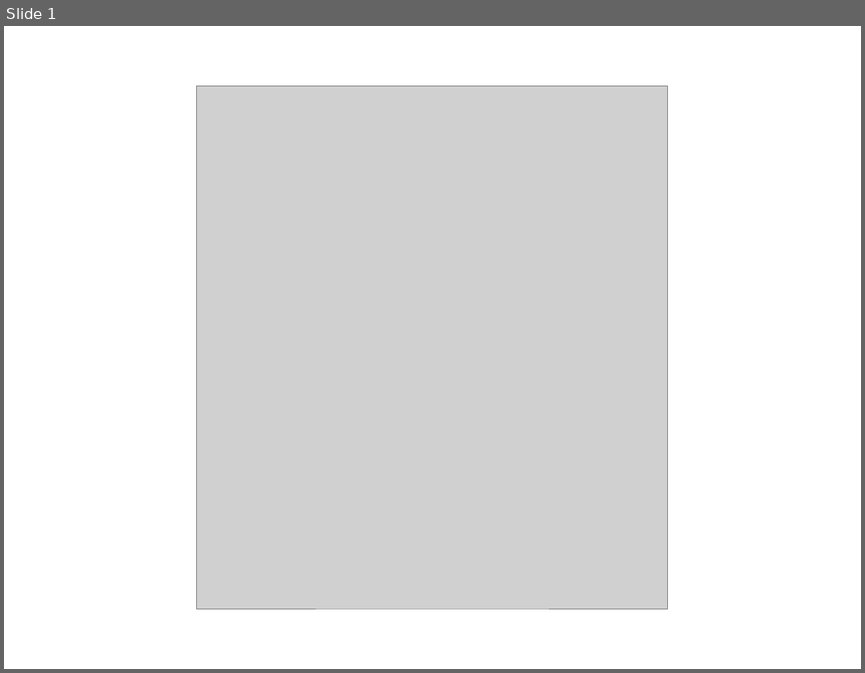
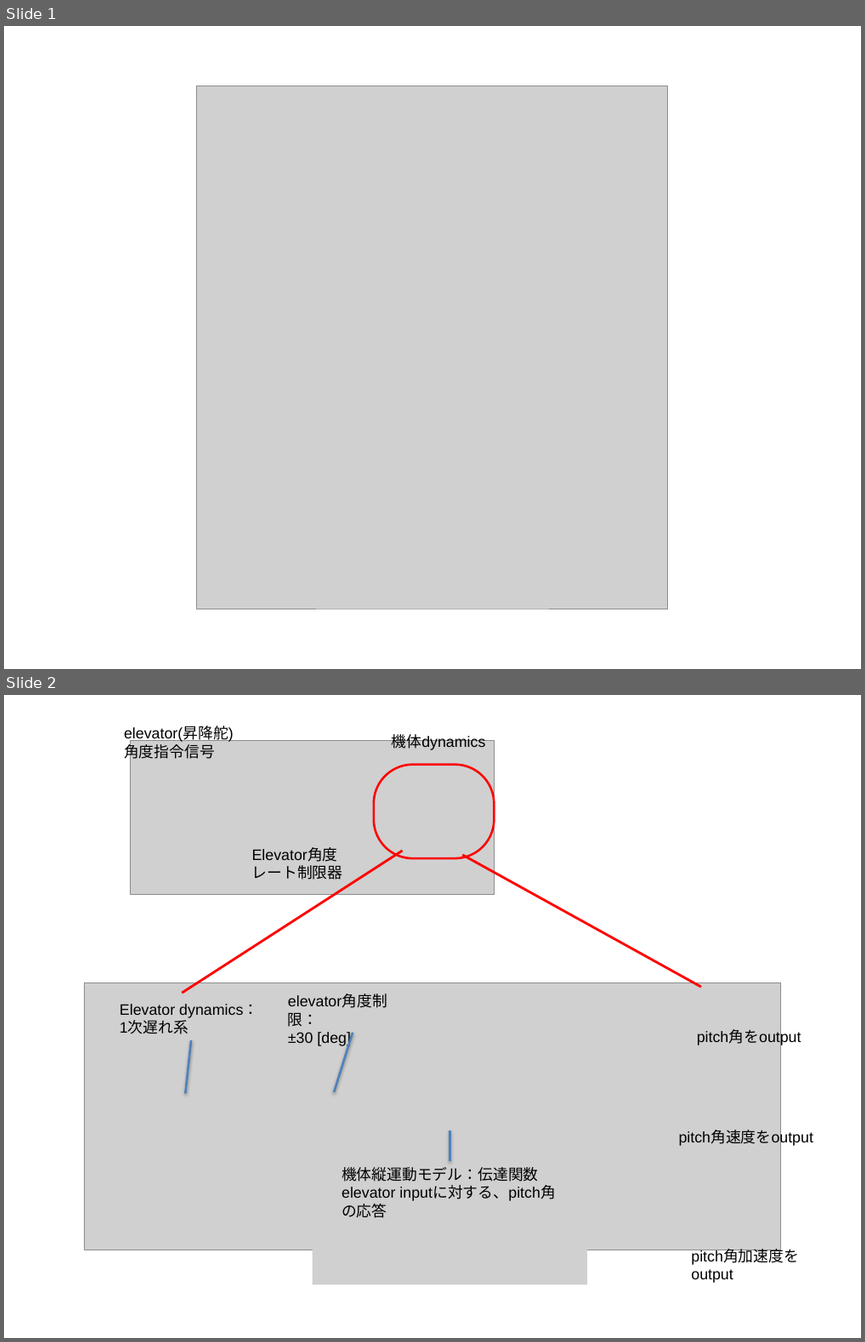
Before and after one commit to zeta-plusplus/SystemModels, a slide deck: figs/makeFig.pptx. Shown one above the other, each under a label of ours: slide 1 before the commit, slides 1 and 2 after it. The pictures are 865x673 and 865x1342 pixels, drawn with LibreOffice and Linux fonts; fonts in the diff are those of the drawing; grey boxes stand for pictures. Boxes give left, top, right and bottom in pixels: in the first picture for what was removed or moved away, otherwise in the second. Text is boxed around its words. In the diff, an @@ line names an element or a change of style, - is before the commit and + after.

```diff
--- a/figs/makeFig.pptx
+++ b/figs/makeFig.pptx
@@ slide 2 added at box(4, 695, 861, 1338), background #FFFFFF @@
@@ text added at box(124, 727, 234, 761), 14 pt, text #000000 @@
+elevator(昇降舵)角度指令信号
@@ picture added at box(131, 740, 494, 894) @@
@@ text added at box(392, 732, 486, 750), 14 pt, text #000000 @@
+機体dynamics
@@ rounded rectangle added at box(374, 764, 494, 858), outline #FF0000 2 pt @@
@@ text added at box(245, 841, 360, 885), 14 pt, text #000000 @@
+Elevator角度レート制限器
@@ line added from (403, 851) to (182, 993), #FF0000 2.25 pt @@
@@ line added from (463, 855) to (701, 987), #FF0000 2.25 pt @@
@@ picture added at box(84, 983, 782, 1250) @@
@@ text added at box(120, 1004, 258, 1034), 14 pt, text #000000 @@
+Elevator dynamics：
+1次遅れ系
@@ line added from (191, 1040) to (185, 1093), #4F81BD 2 pt @@
@@ text added at box(288, 1032, 351, 1046), 14 pt, text #000000 @@
+elevator角度制限：
+±30 [deg]
@@ line added from (353, 1032) to (335, 1091), #4F81BD 2 pt @@
@@ text added at box(697, 1030, 801, 1045), 14 pt, text #000000 @@
+pitch角をoutput
@@ line added from (449, 1162) to (449, 1130), #4F81BD 2 pt @@
@@ text added at box(679, 1130, 813, 1145), 14 pt, text #000000 @@
+pitch角速度をoutput
@@ text added at box(341, 1167, 555, 1201), 14 pt, text #000000 @@
+機体縦運動モデル：伝達関数
+elevator inputに対する、pitch角の応答
@@ picture added at box(313, 1228, 588, 1284) @@
@@ text added at box(683, 1242, 816, 1287), 14 pt, text #000000 @@
+pitch角加速度をoutput
```
Also in this commit, not shown: 15 other slides added, 20 other files.
